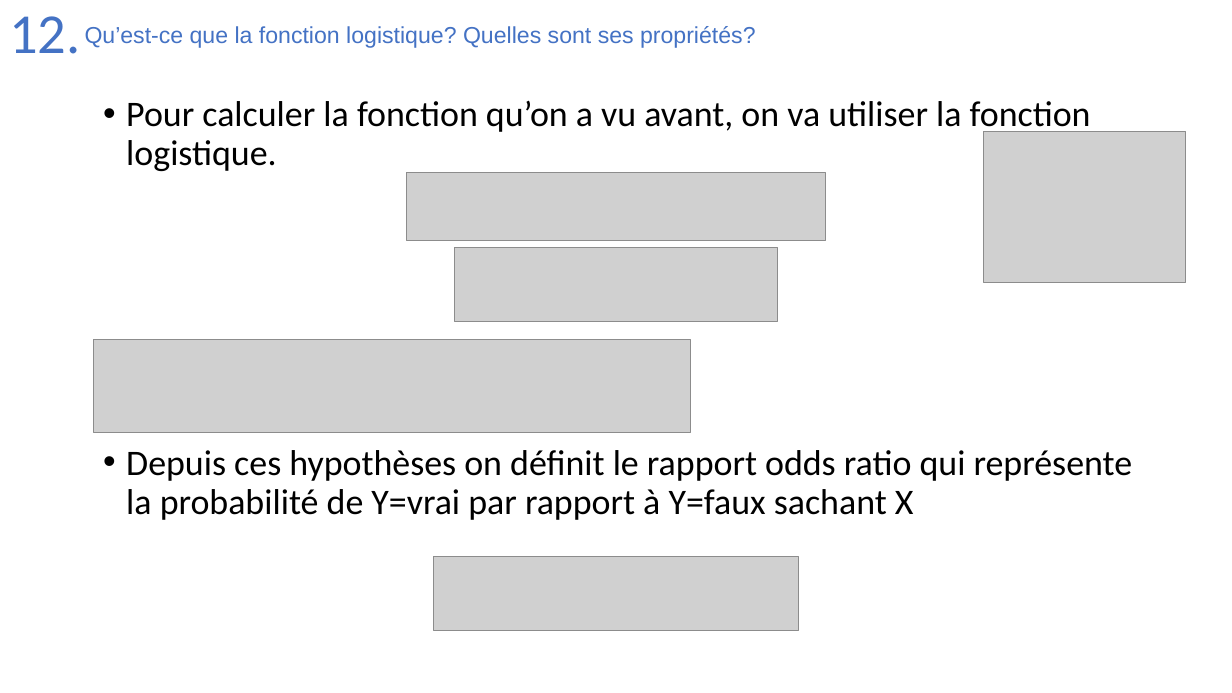
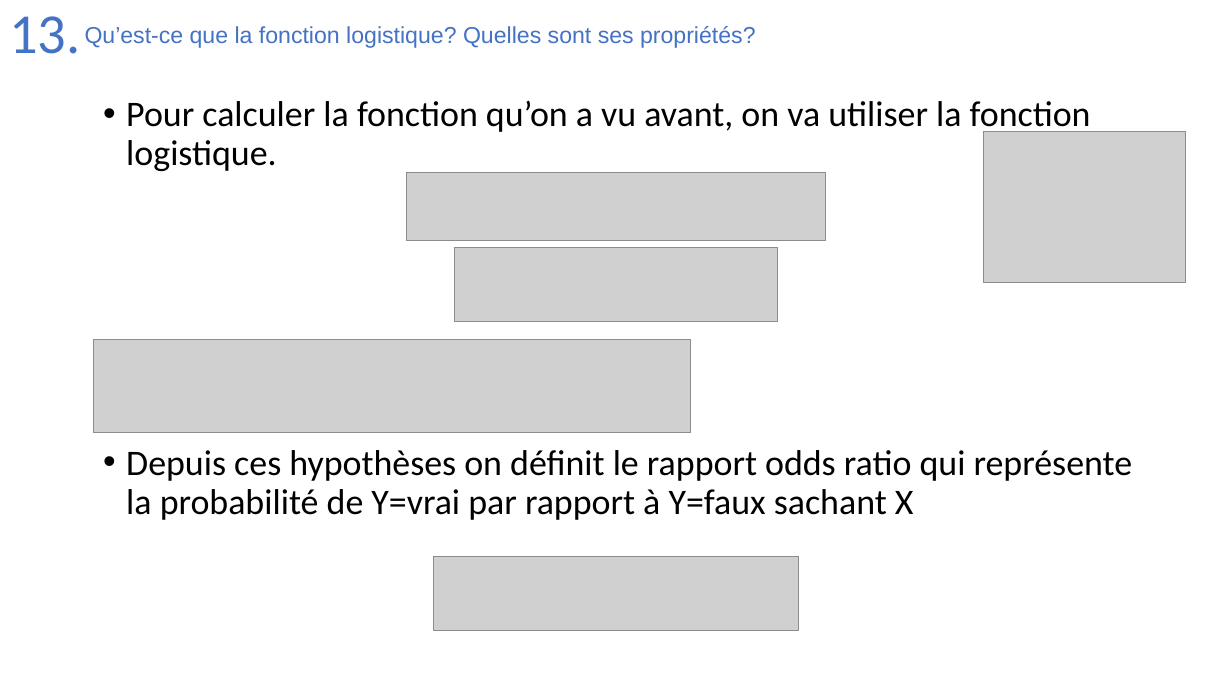
Before and after one commit to Joao-Quinta/Uni3eme, a slide deck: slide 66 of intelligenceArtificielle/Intelligence_artificielle_exam.pptx. Drawn at 1232x693 pixels with LibreOffice and Linux fonts; fonts in the diff are those of the drawing; grey boxes stand for pictures. Boxes give left, top, right and bottom in pixels: in the first picture for what was removed or moved away, otherwise in the second. Text is boxed around its words. In the diff, an @@ line names an element or a change of style, - is before the commit and + after.

```diff
--- a/intelligenceArtificielle/Intelligence_artificielle_exam.pptx
+++ b/intelligenceArtificielle/Intelligence_artificielle_exam.pptx
@@ title at (x1=9, y1=16, x2=80, y2=54): text changed @@
-12.
+13.
```
Also in this commit, not shown: 2 other slides changed, 3 slides added.
